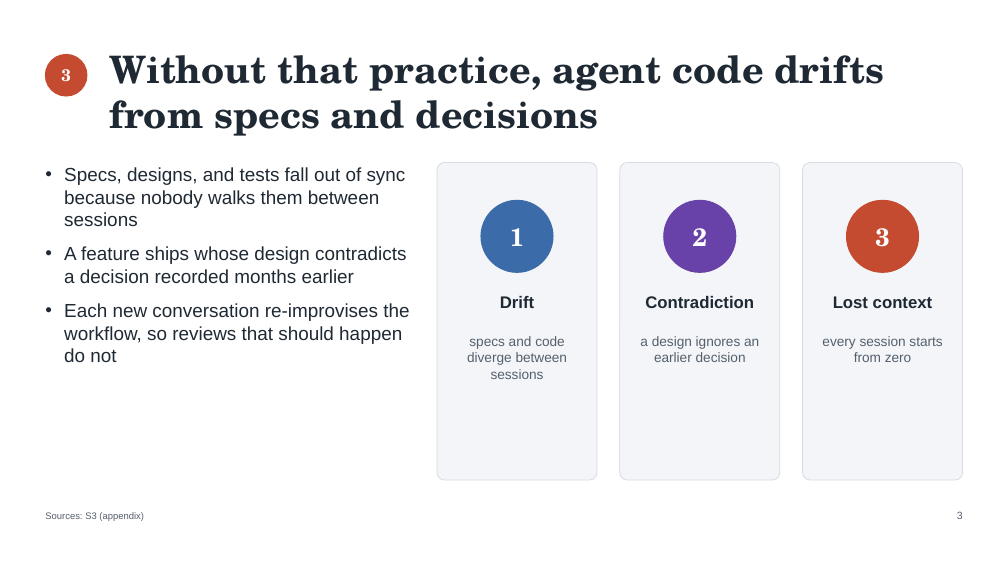
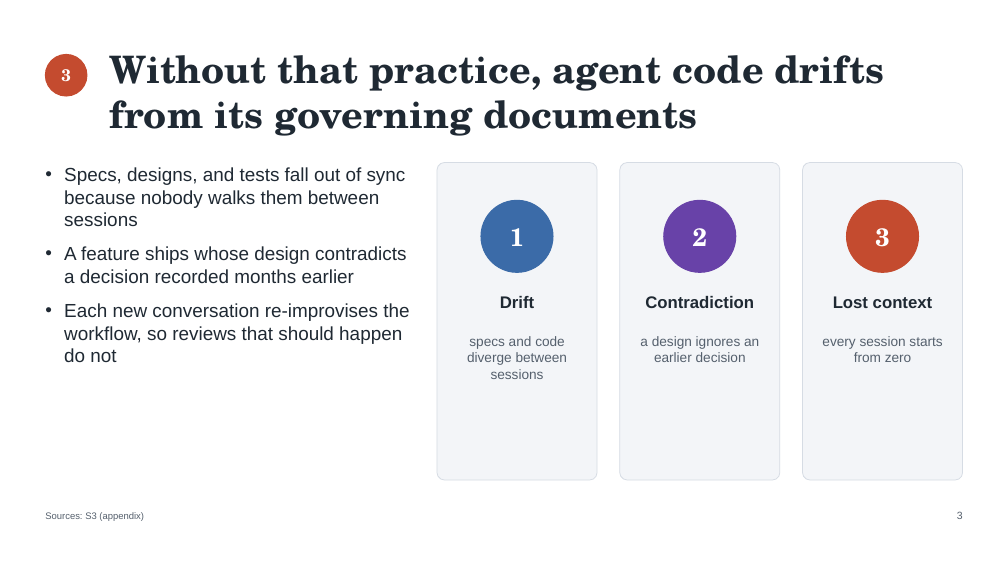
Before and after one commit to DocumentDrivenDX/helix, a slide deck: slide 3 of docs/helix/06-iterate/deliverables/assets/DEL-001-helix-evaluation-deck.pptx. Drawn at 1008x567 pixels with LibreOffice and Linux fonts; fonts in the diff are those of the drawing. Boxes give left, top, right and bottom in pixels: in the first picture for what was removed or moved away, otherwise in the second. Text is boxed around its words. In the diff, an @@ line names an element or a change of style, - is before the commit and + after.

```diff
--- a/docs/helix/06-iterate/deliverables/assets/DEL-001-helix-evaluation-deck.pptx
+++ b/docs/helix/06-iterate/deliverables/assets/DEL-001-helix-evaluation-deck.pptx
@@ text at (110, 55, 885, 136): text changed @@
-Without that practice, agent code drifts from specs and decisions
+Without that practice, agent code drifts from its governing documents
```
Also in this commit, not shown: 6 other slides changed, 6 slides added, 4 slides removed, 15 other files.
